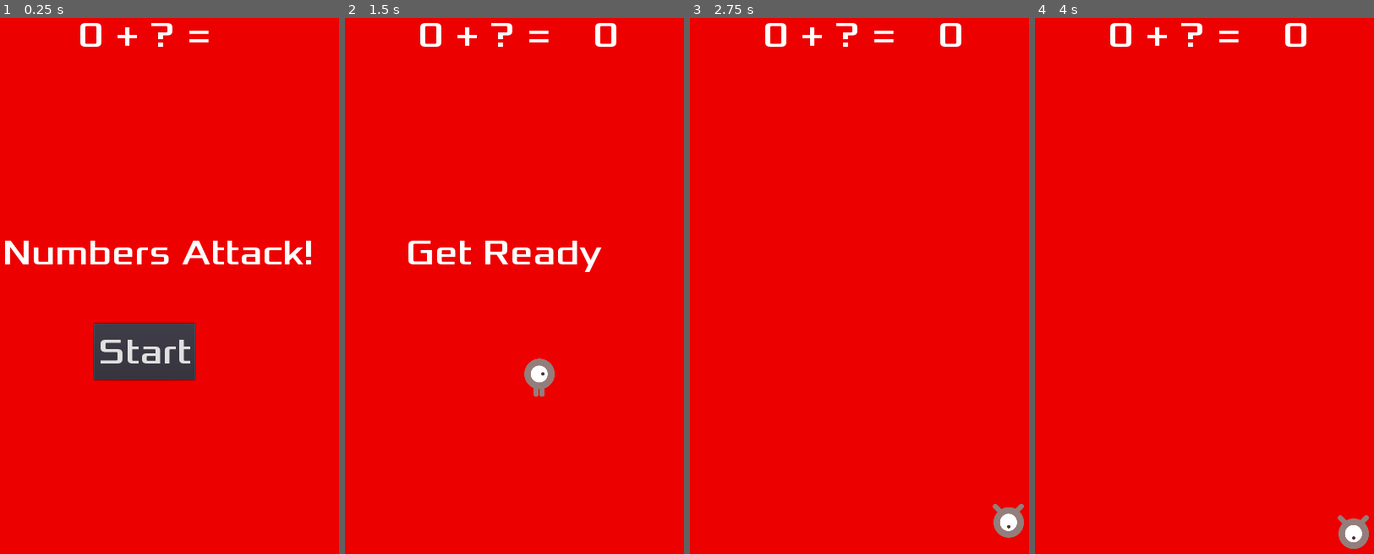
Above: before the commit, frames 1-4 (left to right).
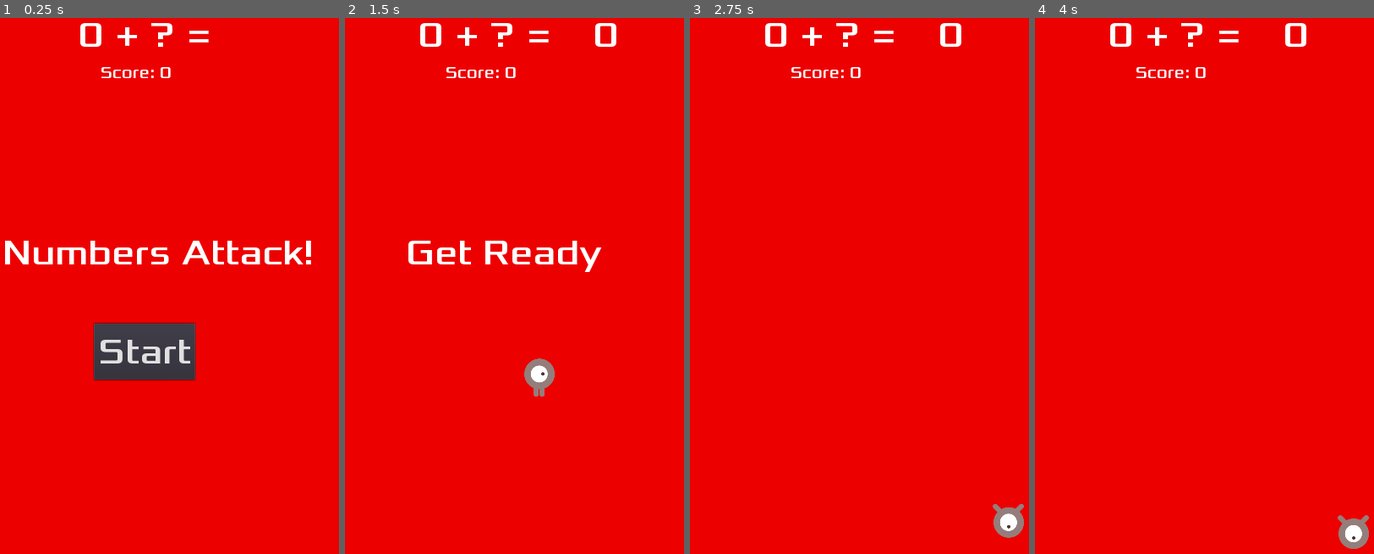
Above: after the commit, the same moments.

Repository: acs/numbers_attack
Game: Godot game, scene res://Main.tscn
The game is run twice, just before and just after one commit, with the same random seed, the same clock (stepped at 60 frames per second) and the same inputs.
Inputs:
- Up to frame 1 (0.25 s): no input
- Up to frame 2 (1.5 s): click "Start" at 0.5 s; tap Enter at 1.25 s; hold Right (ui_right) from 1.28 s (still down); hold P from 1.28 s (still down)
- Up to frame 3 (2.75 s): release Right (ui_right) at 2.03 s; release P at 2.03 s; hold Down (ui_down) from 2.03 s (still down); tap P at 2.1 s
- Up to frame 4 (4 s): release Down (ui_down) at 2.78 s; hold Right (ui_right) 2.78-3.5 s; hold P 2.78-3.5 s; click "Resume" at 3.5 s

The runs differ from the first frame. In frame 1, 0.2% of the frame differs, in the area x 29-51%, y 9-12%; in frame 2, 0.2%; in frame 3, 0.2%; in frame 4, 0.2%.

Commit message:
Add new score login: 1 point per correct number

Diff:
--- a/HUD.gd
+++ b/HUD.gd
@@ -28,8 +28,6 @@
 	yield(get_tree().create_timer(1), "timeout")
 	show_buttons()
 
-#func update_score(score):
-#	$ScoreLabel.text = str(score)
 
 func _input(ev):
 	if Input.is_key_pressed(KEY_P):
@@ -50,6 +48,10 @@
 		goal_number = round(rand_range(0, max_number))
 		$Goal.text = str(total - goal_number)
 
+func update_score(score):
+	$Score.text = "Score: " + str(score)
+
+
 func hide_buttons():
 	$StartButton.hide()
 
--- a/HUD.tscn
+++ b/HUD.tscn
@@ -16,6 +16,10 @@
 
 [sub_resource type="ShortCut" id=5]
 shortcut = SubResource( 4 )
+
+[sub_resource type="DynamicFont" id=2]
+size = 30
+font_data = ExtResource( 2 )
 
 [node name="HUD" type="CanvasLayer"]
 script = ExtResource( 1 )
@@ -95,6 +99,17 @@
 __meta__ = {
 "_edit_use_anchors_": false
 }
+
+[node name="Score" type="Label" parent="."]
+margin_left = 271.529
+margin_top = 87.6813
+margin_right = 401.529
+margin_bottom = 124.681
+custom_fonts/font = SubResource( 2 )
+text = "Score: 0"
+__meta__ = {
+"_edit_use_anchors_": false
+}
 [connection signal="pressed" from="ResumeButton" to="." method="_on_ResumeButton_pressed"]
 [connection signal="timeout" from="MessageTimer" to="." method="_on_MessageTimer_timeout"]
 [connection signal="pressed" from="StartButton" to="." method="_on_StartButton_pressed"]
--- a/Main.gd
+++ b/Main.gd
@@ -12,9 +12,7 @@
 func _ready():
 	randomize()
 
-
 func game_over():
-	$ScoreTimer.stop()
 	$MobTimer.stop()
 	$NumberTimer.stop()
 	$HUD.show_game_over()
@@ -38,6 +36,8 @@
 	if int($HUD/Goal.text) != $Player.total_add:
 		game_over()
 	else:
+		score += 1
+		$HUD.update_score(score)
 		$HUD.update_goal(operation, $Player.total_add, MAX_NUMBER)
 		$Player.last_hit_number.queue_free()
 
@@ -45,6 +45,8 @@
 	if int($HUD/Goal.text) != $Player.total_subtract:
 		game_over()
 	else:
+		score += 1
+		$HUD.update_score(score)
 		$HUD.update_goal(operation, $Player.total_subtract, MAX_NUMBER)
 		$Player.last_hit_number.queue_free()
 
@@ -53,6 +55,7 @@
 	score = 0
 	total = 0
 	# $HUD.update_score(score)
+	$HUD.update_score(score)
 	$HUD.update_goal(operation, total, MAX_NUMBER)
 	$HUD.show_message("Get Ready")
 	$Player.start($StartPosition.position)
@@ -101,14 +104,10 @@
 func _on_NumberTimer_timeout():
 	add_number()
 
-func _on_ScoreTimer_timeout():
-	score += 1
-	# $HUD.update_score(score)
 
 func _on_StartTimer_timeout():
 	$MobTimer.start()
 	$NumberTimer.start()
-	$ScoreTimer.start()
 
 func _on_HUD_resume_game():
 	get_tree().paused = false
--- a/Main.tscn
+++ b/Main.tscn
@@ -38,8 +38,6 @@
 
 [node name="NumberTimer" type="Timer" parent="."]
 
-[node name="ScoreTimer" type="Timer" parent="."]
-
 [node name="StartTimer" type="Timer" parent="."]
 wait_time = 2.0
 one_shot = true
@@ -70,7 +68,6 @@
 [connection signal="hit_mob" from="Player" to="." method="game_over"]
 [connection signal="timeout" from="MobTimer" to="." method="_on_MobTimer_timeout"]
 [connection signal="timeout" from="NumberTimer" to="." method="_on_NumberTimer_timeout"]
-[connection signal="timeout" from="ScoreTimer" to="." method="_on_ScoreTimer_timeout"]
 [connection signal="timeout" from="StartTimer" to="." method="_on_StartTimer_timeout"]
 [connection signal="resume_game" from="HUD" to="." method="_on_HUD_resume_game"]
 [connection signal="start_game" from="HUD" to="." method="new_game"]
Not shown: 1 places in HUD.tscn that only renumber resources
